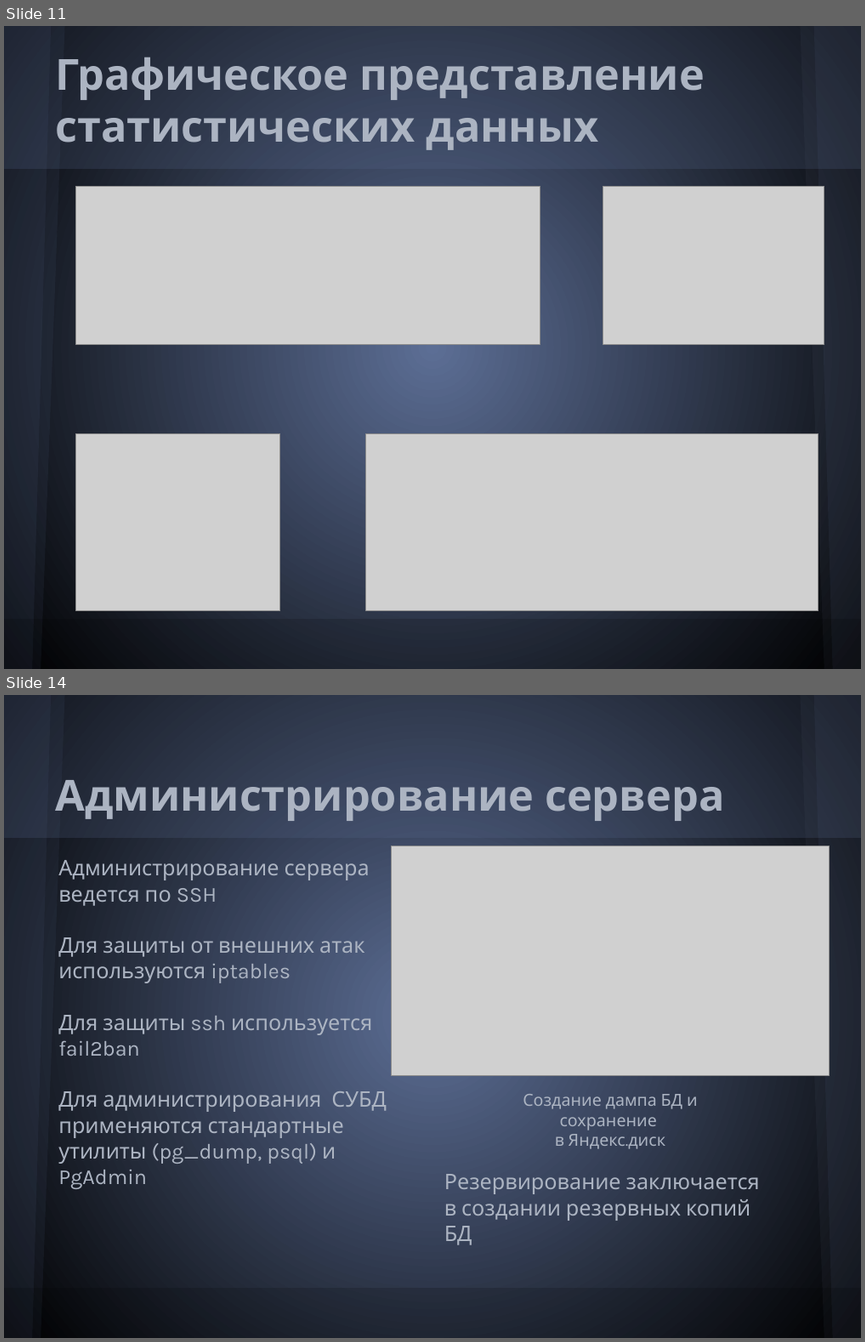
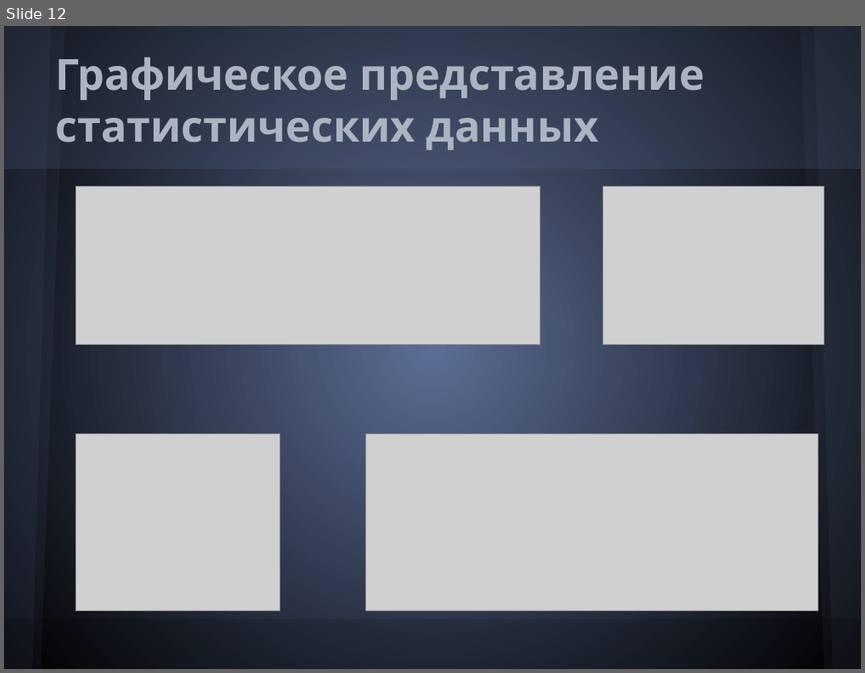
Before and after one commit to Melancholic/Coordinate-reports, a slide deck: Презентация.pptx. Shown one above the other, each under a label of ours: slides 11 and 14 before the commit, slide 12 after it; the slides between them are not shown. The pictures are 865x1342 and 865x673 pixels, drawn with LibreOffice and Linux fonts; fonts in the diff are those of the drawing; grey boxes stand for pictures. Boxes give left, top, right and bottom in pixels: in the first picture for what was removed or moved away, otherwise in the second. Text is boxed around its words. In the diff, an @@ line names an element or a change of style, - is before the commit and + after.

```diff
--- a/Презентация.pptx
+++ b/Презентация.pptx
@@ slide 14 removed at box(4, 695, 861, 1338), background gradient #5C6E95 to #000000; not listed: 6 template elements that a slide beside it also shows @@
@@ title removed at box(55, 770, 724, 822) @@
-Администрирование сервера
@@ picture removed at box(392, 845, 828, 1076) @@
@@ text removed at box(58, 860, 386, 1189) @@
-Администрирование сервера ведется по SSH
-Для защиты от внешних атак используются iptables
-Для защиты ssh используется fail2ban
-Для администрирования СУБД применяются стандартные утилиты (pg_dump, psql) и PgAdmin
@@ text removed at box(522, 1094, 698, 1149) @@
-Создание дампа БД и сохранение
-в Яндекс.диск
@@ text removed at box(444, 1174, 760, 1245) @@
-Резервирование заключается в создании резервных копий БД
@@ what was slide 11 is now slide 12 @@
```
Also in this commit, not shown: 2 slides changed, 4 slides added, 5 other slides removed, 4 other files.
